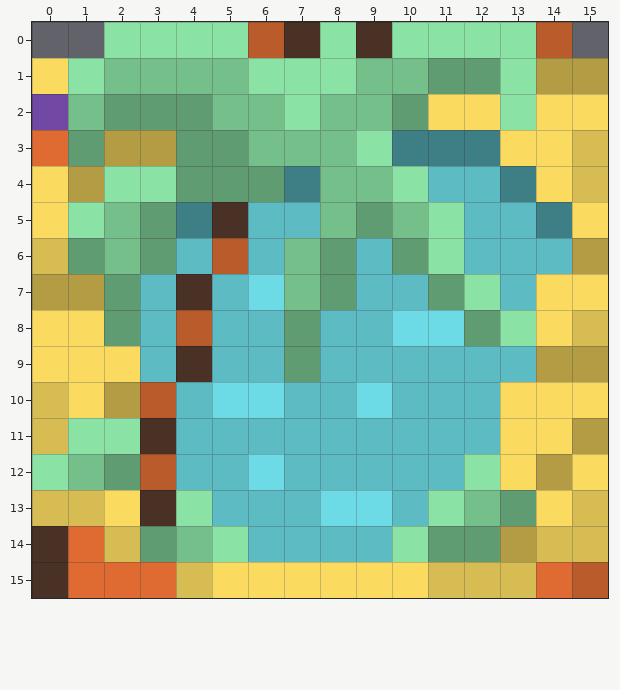
Level history. Tiled map: src/map/_world1/world1_tier7_levels.tmx. Above, as it was before the edit.
Cells are 64x64 px. Shown: x 0..15, y 0..15.
And afterwards:
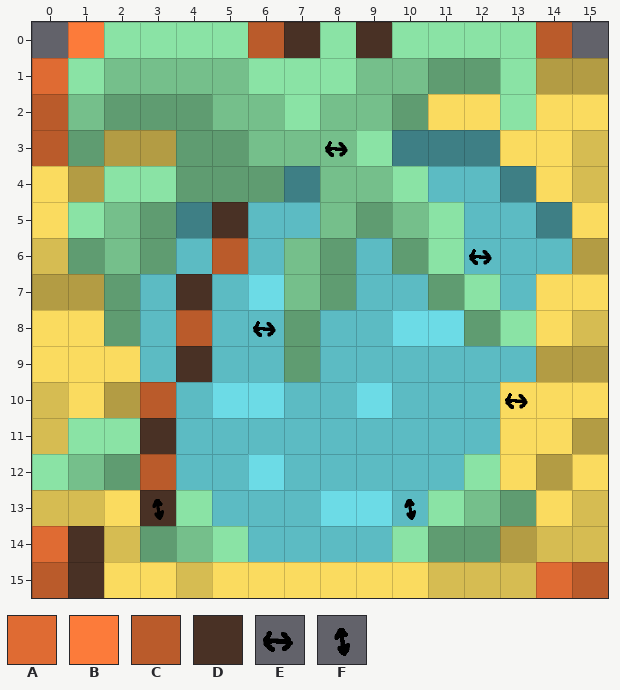
Key: from "spadersTileset": A 6, B 14, C 22, D 28, E 37, F 38.
_ is an empty cell, . an unchanged one.
Changes in this commit:
--- layer "Camel"
@@ x 0..1 @@
- 0 ._
- 1 _.
- 2 _.
- 3 A.
+ 0 .B
+ 1 A.
+ 2 C.
+ 3 C.
@@ x 0..3 @@
-14 DA..
-15 DAAA
+14 __..
+15 ____
--- layer "_ADDON #10"
@@ x 8..8 @@
- 3 _
+ 3 E
@@ x 12..12 @@
- 6 _
+ 6 E
@@ x 6..6 @@
- 8 _
+ 8 E
@@ x 13..13 @@
-10 _
+10 E
@@ x 3..10 @@
-13 _......_
+13 F......F
Boxes around the changes in both pictures, in picture pixels (x1, y1, x2, y2):
changed: (32, 22, 104, 166)
added: (325, 141, 348, 157)
added: (469, 249, 492, 265)
added: (253, 321, 276, 337)
added: (505, 393, 528, 409)
added: (152, 499, 164, 520)
added: (404, 499, 416, 520)
removed: (32, 526, 176, 598)
